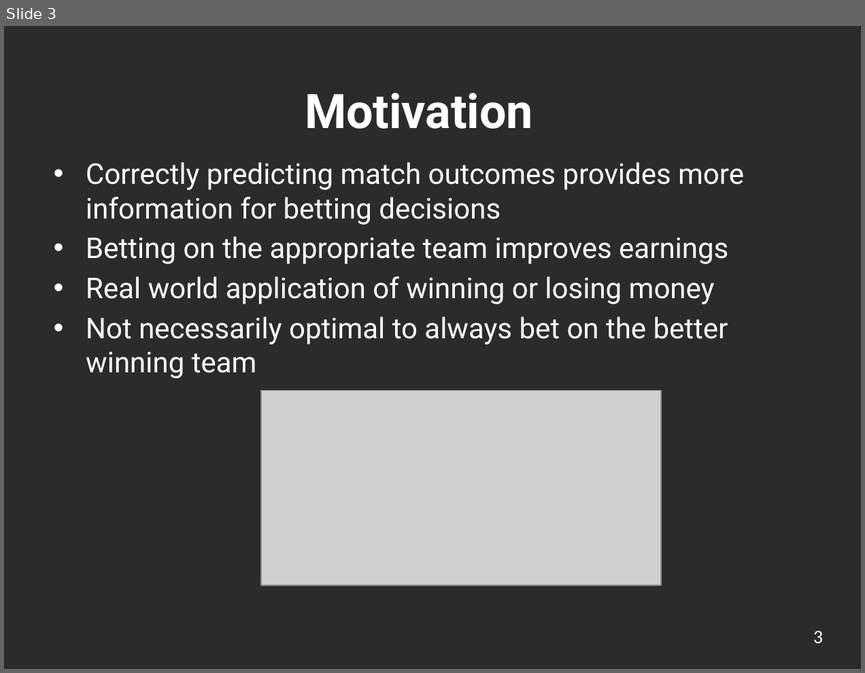
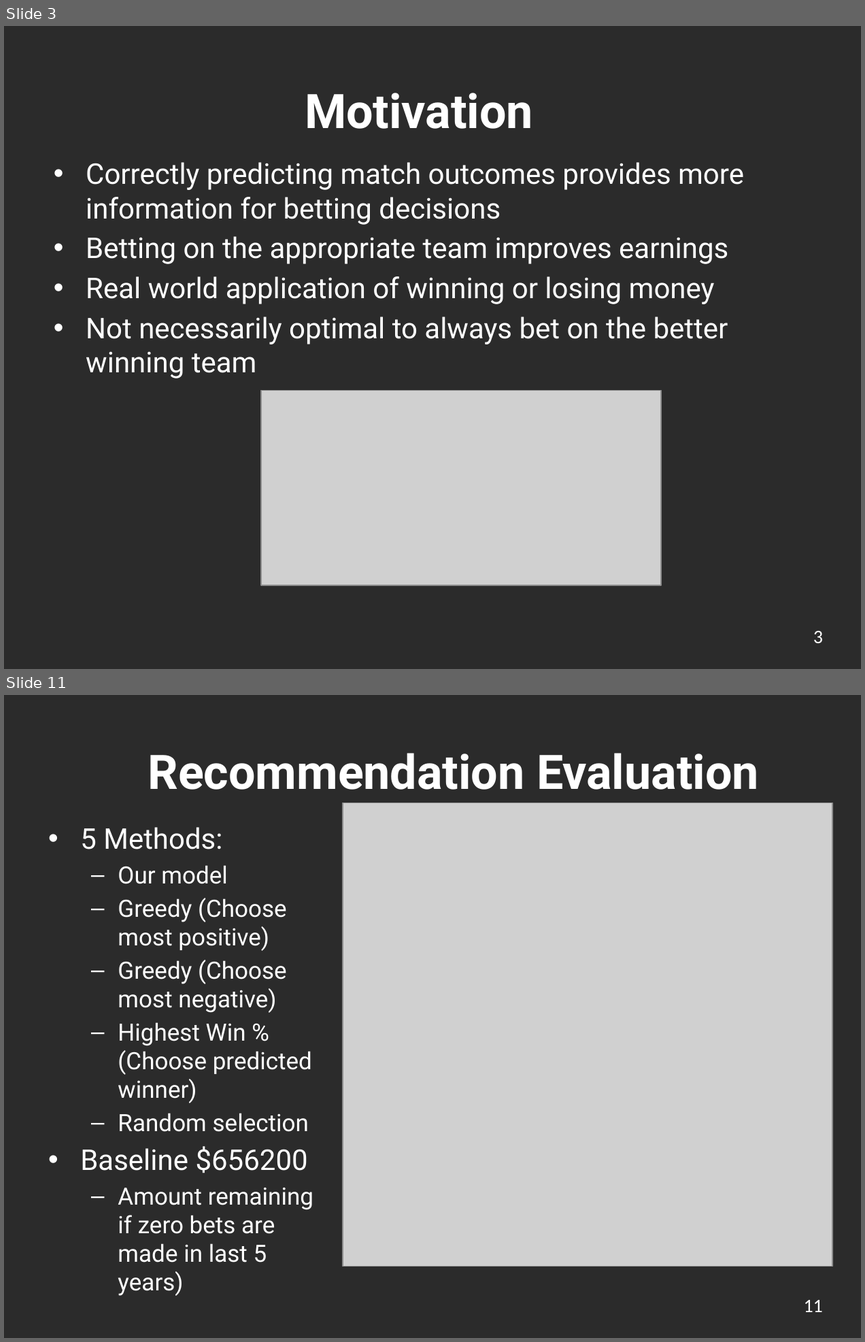
Before and after one commit to ickletsmulet/ECE-143-Group-19, a slide deck: Presentation.pptx. Shown one above the other, each under a label of ours: slide 3 before the commit, slides 3 and 11 after it; the slides between them are not shown. The pictures are 865x673 and 865x1342 pixels, drawn with LibreOffice and Linux fonts; fonts in the diff are those of the drawing; grey boxes stand for pictures; background and template pictures are left out; a plain dark background stands for a picture behind light text. Boxes give left, top, right and bottom in pixels: in the first picture for what was removed or moved away, otherwise in the second. Text is boxed around its words. In the diff, an @@ line names an element or a change of style, - is before the commit and + after.

```diff
--- a/Presentation.pptx
+++ b/Presentation.pptx
@@ slide 11 added at (4,695,861,1338), background picture (left out) @@
@@ title added at (148,753,759,790), 40 pt, text #FFFFFF, bold @@
+Recommendation Evaluation
@@ picture added at (343,803,832,1266) @@
@@ text added at (80,827,313,1295), 20 pt, text #FFFFFF @@
+• 5 Methods:
+  – Our model
+  – Greedy (Choose most positive)
+  – Greedy (Choose most negative)
+  – Highest Win % (Choose predicted winner)
+  – Random selection
+• Baseline $656200
+  – Amount remaining if zero bets are made in last 5 years)
@@ page number added at (804,1300,823,1312), 16 pt, text #FFFFFF @@
+11
```
Also in this commit, not shown: 7 slides changed, 1 other slide added, 3 slides removed.
